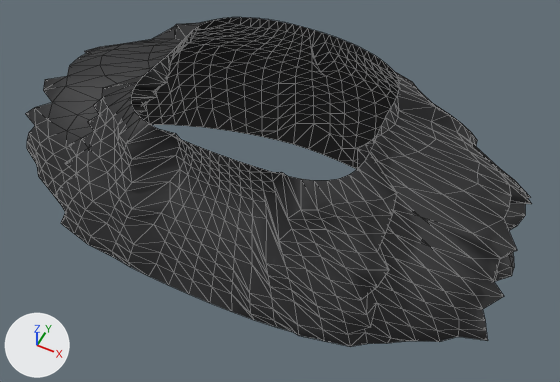
A saved change to the glTF model game/assets/characters/cast/transient_guests_b/transient_guests_b__c_over.gltf.
The view is the same before and after, from a 50 mm camera at (0.229, -0.453, 1.797) aimed at (0.015, -0.025, 1.262). The lights are fixed; the arrows at lower left show +X, +Y and +Z. The picture after the commit comes second. Mesh edges are drawn as thin lines. Vertices at exactly the same position are counted once.

The scene before the commit, as lines of its bpy script (objects in view):
```python
me_cape = bpy.data.meshes.new('Cape')
me_cape.from_pydata(...)  # 936 vertices, 1728 faces; spans x -0.232..0.232, y -0.163..0.131, z 1.175..1.372
me_cape.materials.append(mat_cast_transient_guests_b_transient_guests_b_parts_c_over_cape)
ob_cape = bpy.data.objects.new('Cape', me_cape)
ob_cape.location = (0.0, 0.0, 0.0)
```
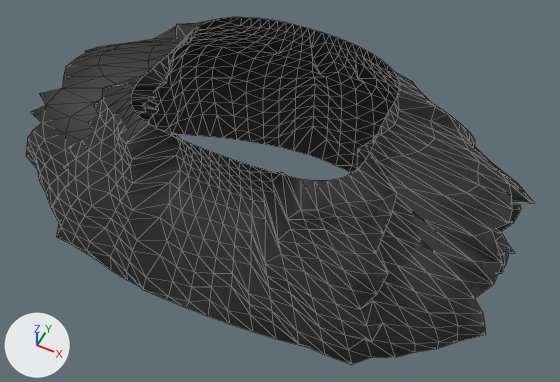
Changed parts and their boxes [x1, y1, x2, y2] in the pictures (560 x 382 px; the box of a moved part takes in the faces that stretch with it):
```json
{"object": "Cape", "change": "reshaped", "before": [26, 17, 532, 347], "after": [26, 17, 534, 365]}
{"part": 1, "of": "me_cape", "change": "moved or reshaped", "before": [26, 21, 532, 341], "after": [52, 21, 531, 350]}
{"part": 2, "of": "me_cape", "change": "surface changed", "before": [27, 76, 530, 347], "after": [26, 77, 534, 365]}
```

The change, as JSON lines over the scene's bpy script:
```json
{"block": "me_cape", "where": "# used by ob_cape; location = (0.0, 0.0, 0.0)"}
{"op": "remove", "block": "me_cape", "code": "me_cape.from_pydata(...)  # 936 vertices, 1728 faces; spans x -0.232..0.232, y -0.163..0.131, z 1.175..1.372"}
{"op": "add", "block": "me_cape", "code": "me_cape.from_pydata(...)  # 936 vertices, 1728 faces; spans x -0.231..0.229, y -0.172..0.127, z 1.171..1.372"}
{"block": "me_cape", "change": "me_cape part 1: 708 of 936 vertices moved; they spanned x -0.232..0.232, y -0.163..0.131, z 1.175..1.356 and now span x -0.231..0.229, y -0.172..0.127, z 1.171..1.356; mean shift (0.0, -0.001, -0.006); largest move (-0.229, -0.04, 1.315) -> (-0.111, -0.024, 1.31)"}
{"block": "me_cape", "change": "me_cape part 2: 1039 kept faces spanning x -0.231..0.229, y -0.172..0.127, z 1.171..1.344 get new texture (UV) coordinates"}
```
